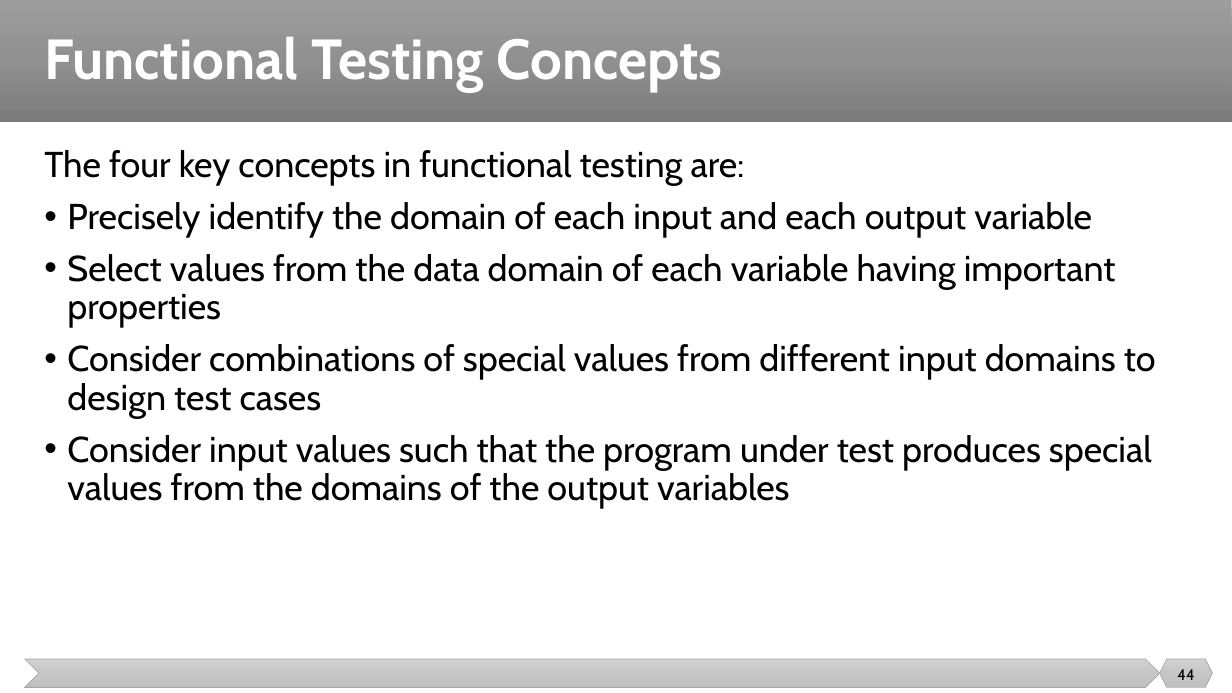
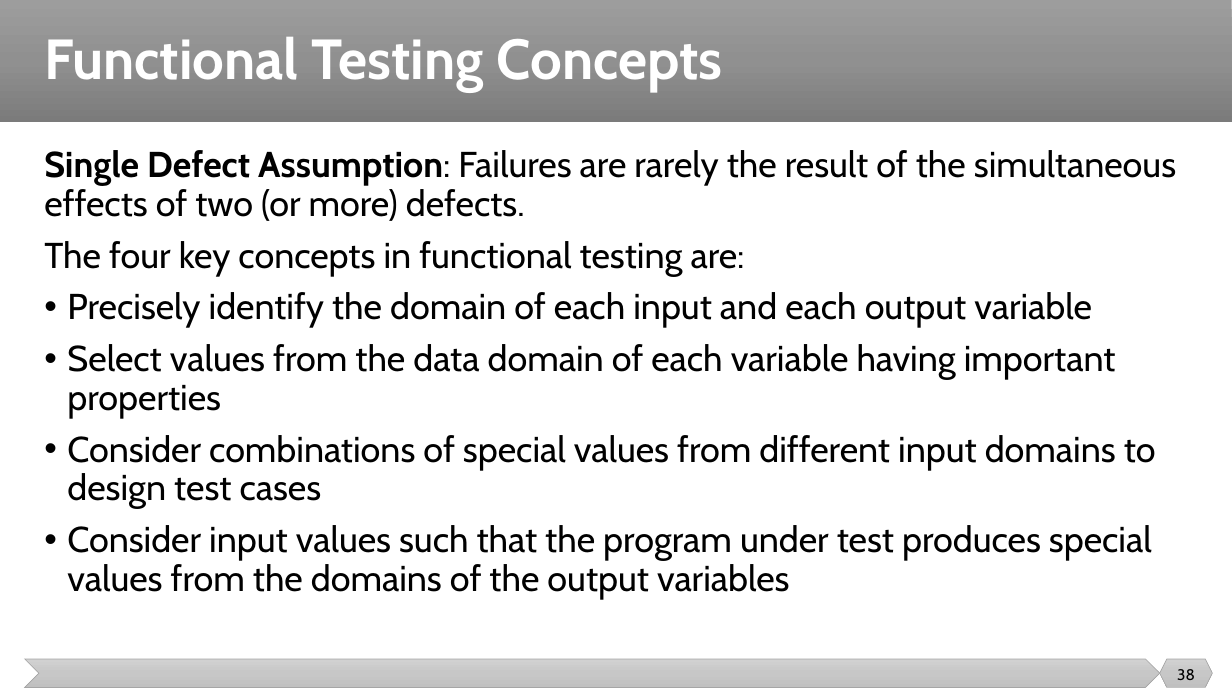
Before and after one commit to malenezi/malenezi, a slide deck: slide 38 of SE401/Lectures/7-Test Design Techniques/Test Design Techniques.pptx (slide 44 before the commit). Drawn at 1232x693 pixels with LibreOffice and Linux fonts; fonts in the diff are those of the drawing. Boxes give left, top, right and bottom in pixels: in the first picture for what was removed or moved away, otherwise in the second. Text is boxed around its words. In the diff, an @@ line names an element or a change of style, - is before the commit and + after.

```diff
--- a/SE401/Lectures/7-Test Design Techniques/Test Design Techniques.pptx
+++ b/SE401/Lectures/7-Test Design Techniques/Test Design Techniques.pptx
@@ text at (44,150,1176,221): paragraph added @@
+Single Defect Assumption: Failures are rarely the result of the simultaneous effects of two (or more) defects.
@@ page number at (1177,669,1195,680): text changed @@
-44
+38
```
Also in this commit, not shown: 30 other slides changed, 7 slides removed, 6 other files.
